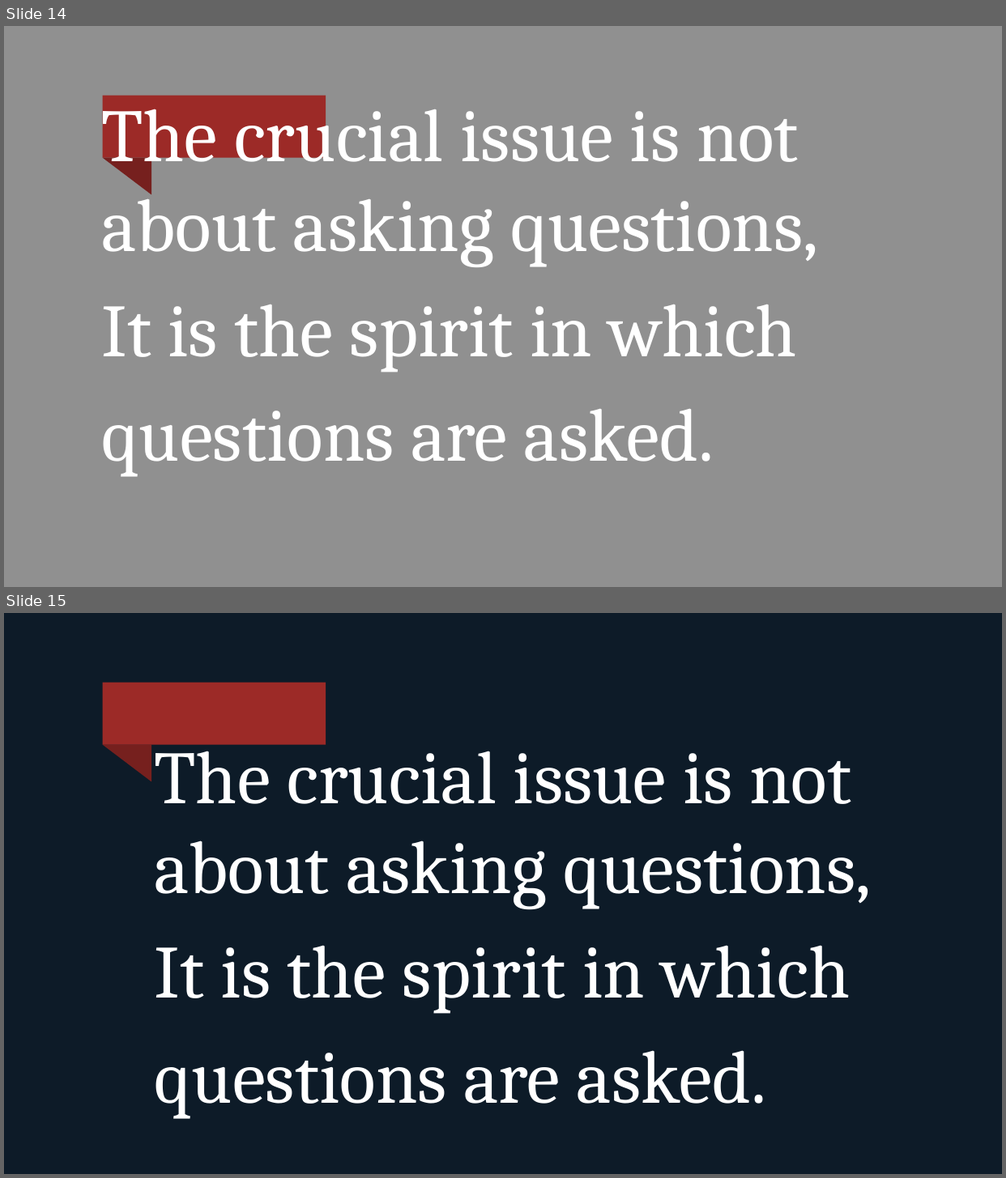
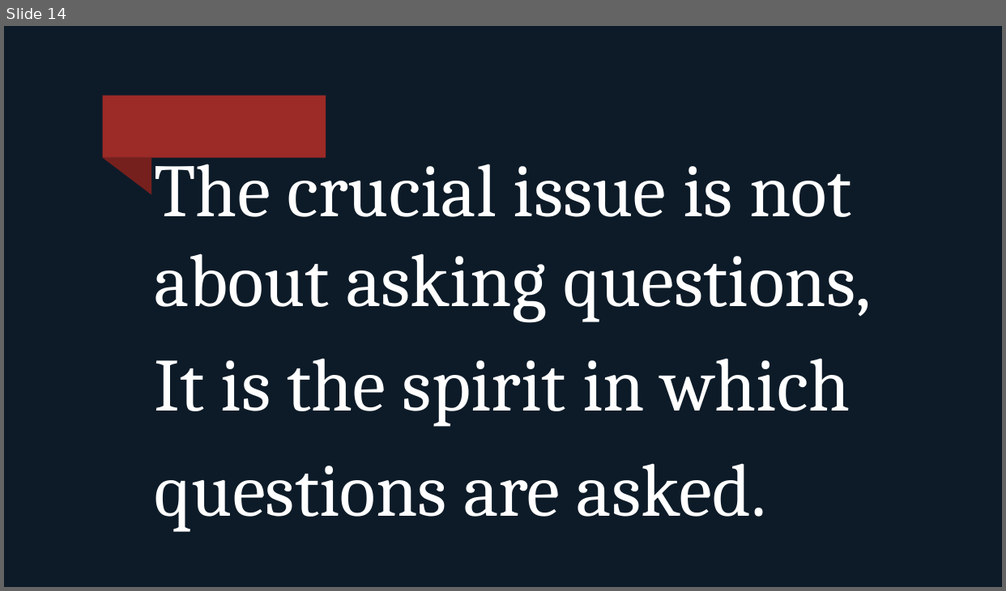
Before and after one commit to gkalidas/project_quiz_app, a slide deck: quizapp.pptx. Shown one above the other, each under a label of ours: slides 14 and 15 before the commit, slide 14 after it. The pictures are 1006x1178 and 1006x591 pixels, drawn with LibreOffice and Linux fonts; fonts in the diff are those of the drawing; background and template pictures are left out. Boxes give left, top, right and bottom in pixels: in the first picture for what was removed or moved away, otherwise in the second. Text is boxed around its words. In the diff, an @@ line names an element or a change of style, - is before the commit and + after.

```diff
--- a/quizapp.pptx
+++ b/quizapp.pptx
@@ slide 14 removed at (4,26,1002,587), background picture (left out) @@
@@ text removed at (101,93,818,476) @@
-The crucial issue is not about asking questions,
-It is the spirit in which
-questions are asked.
@@ rectangle removed at (103,95,326,158) @@
@@ right triangle removed at (103,158,151,194) @@
@@ what was slide 15 is now slide 14 @@
```
